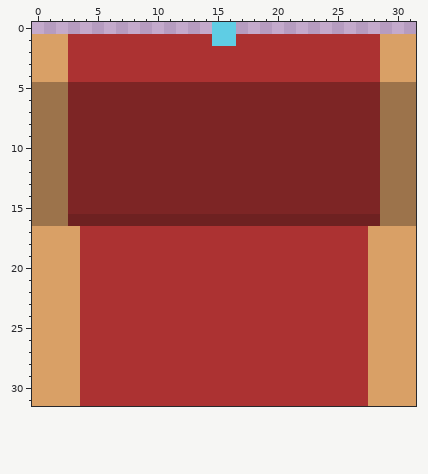
Two versions of one pixel-art sprite, sprites/spr_furniture/layers/1f47dc06-bb13-4bca-9c24-922746cb7fba/6fe7131f-d1a7-439e-89c3-e4ff4bd8e6ba.png. The picture above was drawn from the file before the commit.
The file is 32x32 pixels.
After:
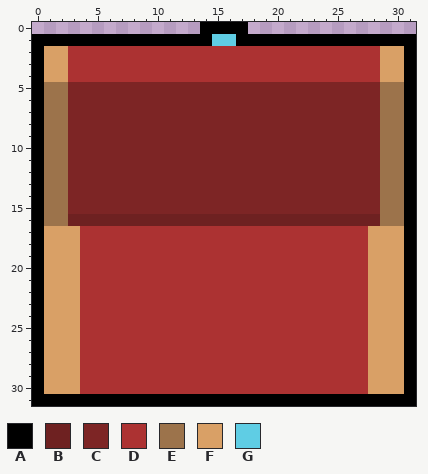
Palette (. is transparent): A #000000  B #6e2121  C #7d2525  D #ac3232  E #9c734b  F #d9a066  G #5fcde4
From old to new:
y 0: x 14..17 .GG. -> AAAA
y 1: x 0..14 FFFDDDDDDDDDDDD -> AAAAAAAAAAAAAAA; x 17..31 DDDDDDDDDDDDFFF -> AAAAAAAAAAAAAAA
y 2..4: x 0 F -> A; x 31 F -> A
y 5..16: x 0 E -> A; x 31 E -> A
y 17..30: x 0 F -> A; x 31 F -> A
y 31: x 0..31 FFFFDDDDDDDDDDDDDDDDDDDDDDDDFFFF -> AAAAAAAAAAAAAAAAAAAAAAAAAAAAAAAA
Where, in picture pixels (left, top, right, bottom), the same in both pictures:
changed: (32, 22, 416, 406)
